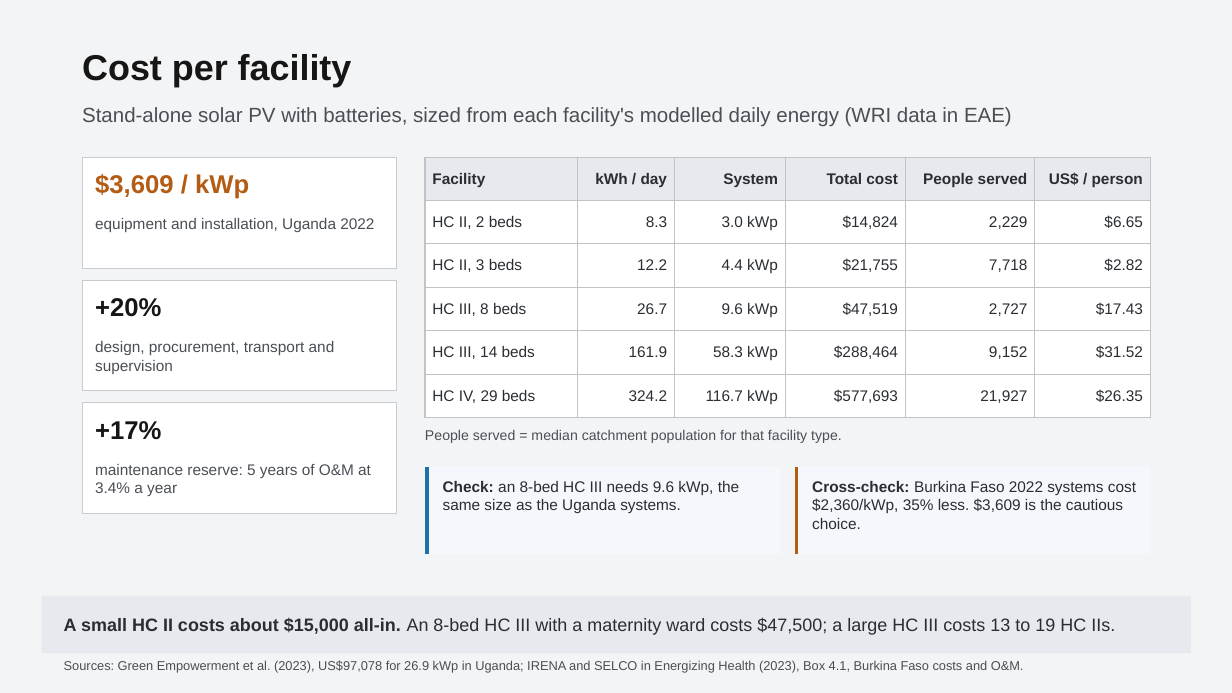
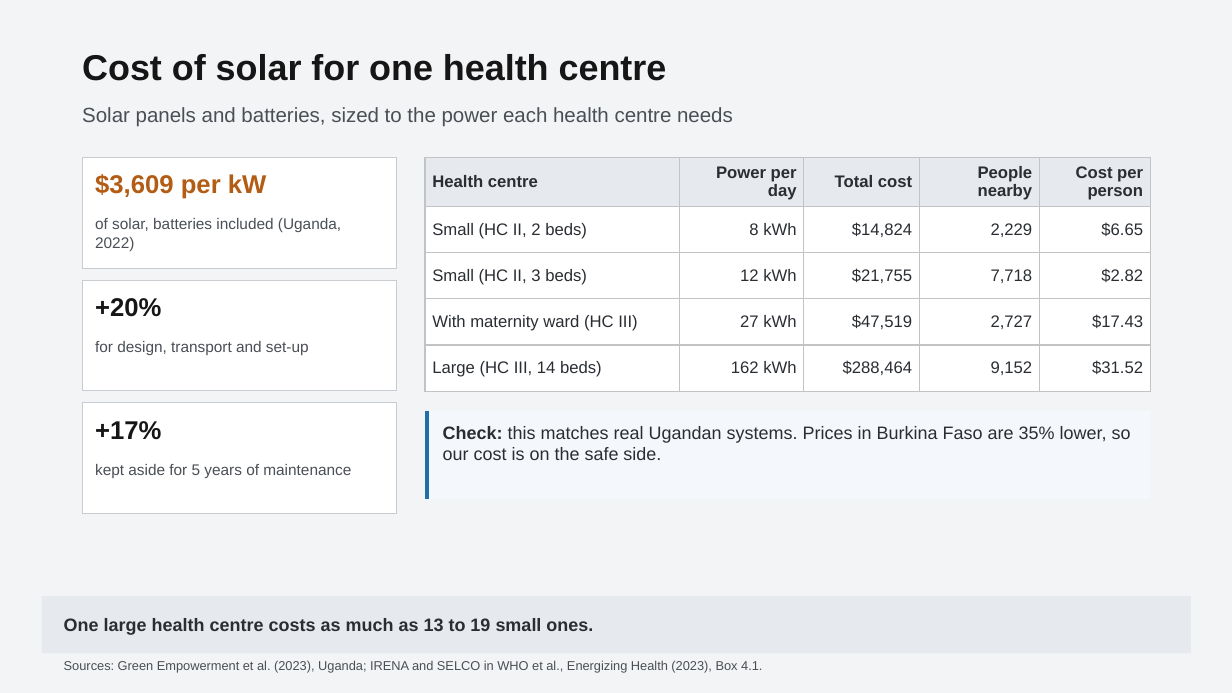
Before and after one commit to chilalaabubakar/EDA, a slide deck: slide 6 of presentation/Case_Study_4_Healthcare_Electrification_Uganda.pptx (slide 9 before the commit). Drawn at 1232x693 pixels with LibreOffice and Linux fonts; fonts in the diff are those of the drawing. Boxes give left, top, right and bottom in pixels: in the first picture for what was removed or moved away, otherwise in the second. Text is boxed around its words. In the diff, an @@ line names an element or a change of style, - is before the commit and + after.

```diff
--- a/presentation/Case_Study_4_Healthcare_Electrification_Uganda.pptx
+++ b/presentation/Case_Study_4_Healthcare_Electrification_Uganda.pptx
@@ text at box(82, 54, 667, 81): text changed @@
-Cost per facility
+Cost of solar for one health centre
@@ text at box(82, 107, 733, 127): text changed @@
-Stand-alone solar PV with batteries, sized from each facility's modelled daily energy (WRI data in EAE)
+Solar panels and batteries, sized to the power each health centre needs
@@ text at box(95, 174, 266, 199): text changed @@
-$3,609 / kWp
+$3,609 per kW
@@ table at box(425, 157, 1151, 388) @@
-Facility | kWh / day | System | Total cost | People served | US$ / person
-HC II, 2 beds | 8.3 | 3.0 kWp | $14,824 | 2,229 | $6.65
-HC II, 3 beds | 12.2 | 4.4 kWp | $21,755 | 7,718 | $2.82
-HC III, 8 beds | 26.7 | 9.6 kWp | $47,519 | 2,727 | $17.43
-HC III, 14 beds | 161.9 | 58.3 kWp | $288,464 | 9,152 | $31.52
-HC IV, 29 beds | 324.2 | 116.7 kWp | $577,693 | 21,927 | $26.35
+Health centre | Power per day | Total cost | People nearby | Cost per person
+Small (HC II, 2 beds) | 8 kWh | $14,824 | 2,229 | $6.65
+Small (HC II, 3 beds) | 12 kWh | $21,755 | 7,718 | $2.82
+With maternity ward (HC III) | 27 kWh | $47,519 | 2,727 | $17.43
+Large (HC III, 14 beds) | 162 kWh | $288,464 | 9,152 | $31.52
@@ text at box(95, 218, 341, 251): text changed @@
-equipment and installation, Uganda 2022
+of solar, batteries included (Uganda, 2022)
@@ text at box(95, 341, 309, 355): text changed @@
-design, procurement, transport and supervision
+for design, transport and set-up
@@ rectangle: place and size @@
-rectangle at box(425, 430, 842, 443)
+rectangle at box(425, 411, 1151, 499)
@@ rectangle at box(425, 411, 1151, 499): fill none to #F4F7FB @@
@@ line moved from (427, 467) - (427, 555) to (427, 411) - (427, 499) @@
@@ text in rectangle at box(425, 430, 842, 443): text removed @@
-People served = median catchment population for that facility type.
@@ text added at box(443, 426, 1131, 460), 14 pt, text #2A2E33 @@
+Check: this matches real Ugandan systems. Prices in Burkina Faso are 35% lower, so our cost is on the safe side.
@@ text at box(95, 464, 351, 478): text changed @@
-maintenance reserve: 5 years of O&M at 3.4% a year
+kept aside for 5 years of maintenance
@@ rectangle removed at box(425, 467, 781, 555) @@
@@ rectangle removed at box(795, 467, 1151, 555) @@
@@ line removed from (797, 467) to (797, 555) @@
@@ text removed at box(443, 481, 739, 513) @@
-Check: an 8-bed HC III needs 9.6 kWp, the same size as the Uganda systems.
@@ text removed at box(812, 481, 1136, 529) @@
-Cross-check: Burkina Faso 2022 systems cost $2,360/kWp, 35% less. $3,609 is the cautious choice.
@@ text at box(64, 618, 593, 635): text changed; bold on @@
-A small HC II costs about $15,000 all-in. An 8-bed HC III with a maternity ward costs $47,500; a large HC III costs 13 to 19 HC IIs.
+One large health centre costs as much as 13 to 19 small ones.
@@ text at box(64, 660, 762, 673): text changed @@
-Sources: Green Empowerment et al. (2023), US$97,078 for 26.9 kWp in Uganda; IRENA and SELCO in Energizing Health (2023), Box 4.1, Burkina Faso costs and O&M.
+Sources: Green Empowerment et al. (2023), Uganda; IRENA and SELCO in WHO et al., Energizing Health (2023), Box 4.1.
```
Also in this commit, not shown: 6 other slides changed, 2 slides added, 8 slides removed, 2 other files.
